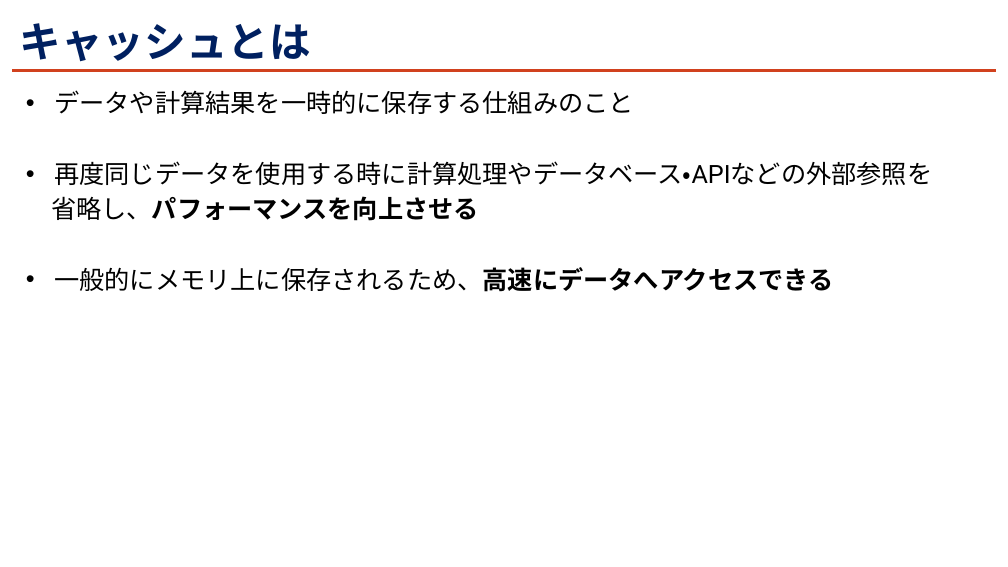
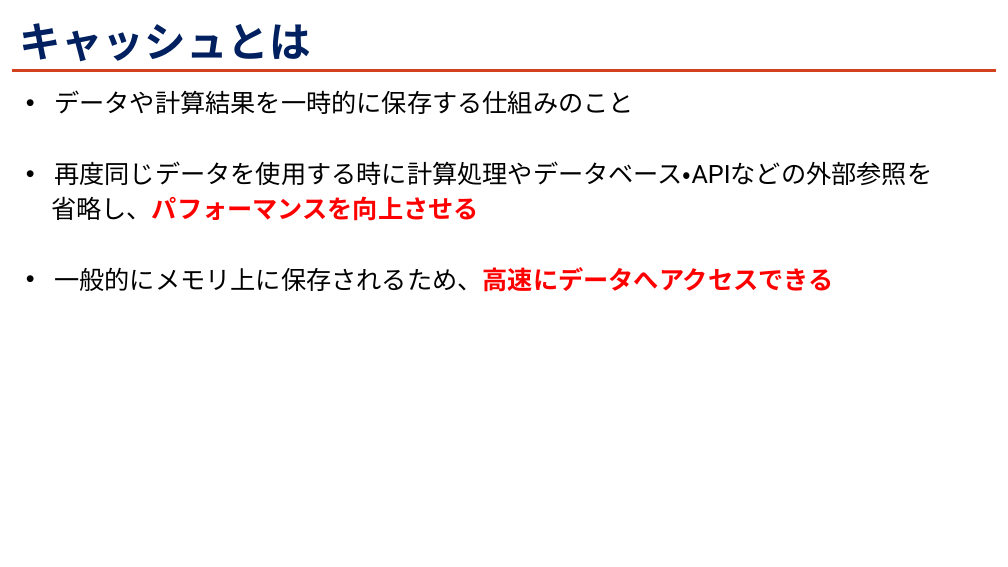
Before and after one commit to kohei-miyadai07/PresentationMaterials, a slide deck: slide 6 of 202504XX/Spring Cacheでパフォーマンスを向上させよう.pptx. Drawn at 1008x567 pixels with LibreOffice and Linux fonts; fonts in the diff are those of the drawing; background and template pictures are left out. Boxes give left, top, right and bottom in pixels: in the first picture for what was removed or moved away, otherwise in the second. Text is boxed around its words. In the diff, an @@ line names an element or a change of style, - is before the commit and + after.

```diff
--- a/202504XX/Spring Cacheでパフォーマンスを向上させよう.pptx
+++ b/202504XX/Spring Cacheでパフォーマンスを向上させよう.pptx
@@ text at (51, 196, 833, 292): text colour #000000 to #FF0000 in "省略し、パフォーマンスを向上させる", "一般的にメモリ上に保存されるため、高速にデータへアクセスできる" @@
```
Also in this commit, not shown: 3 other slides changed, 1 other file.
